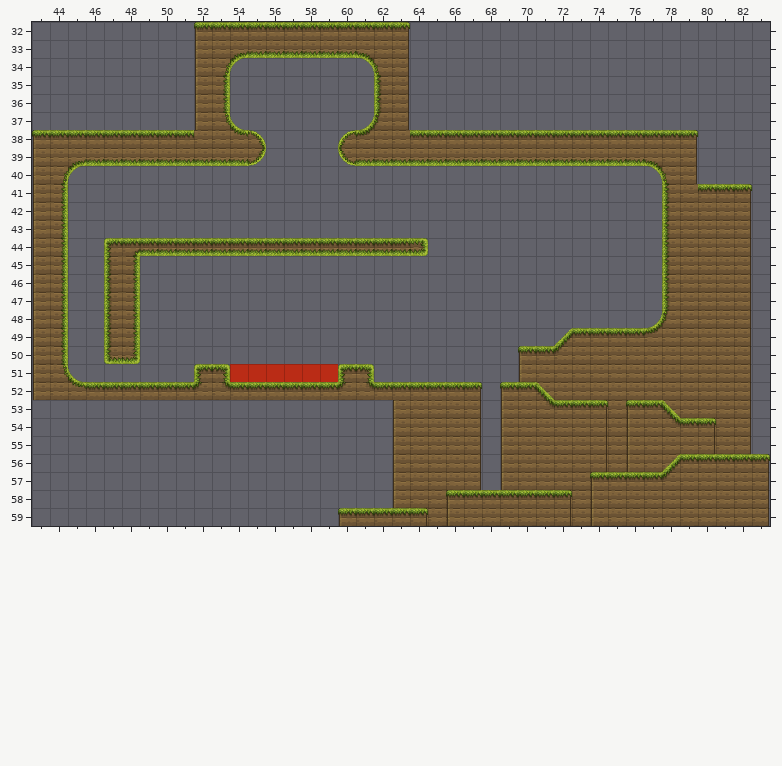
Two versions of a level (Tiled map, tiled/Level1.tmx). Above, as it was before the edit.
Cells are 32x32 px. Shown: x 43..83, y 32..59.
The same view after the edit:
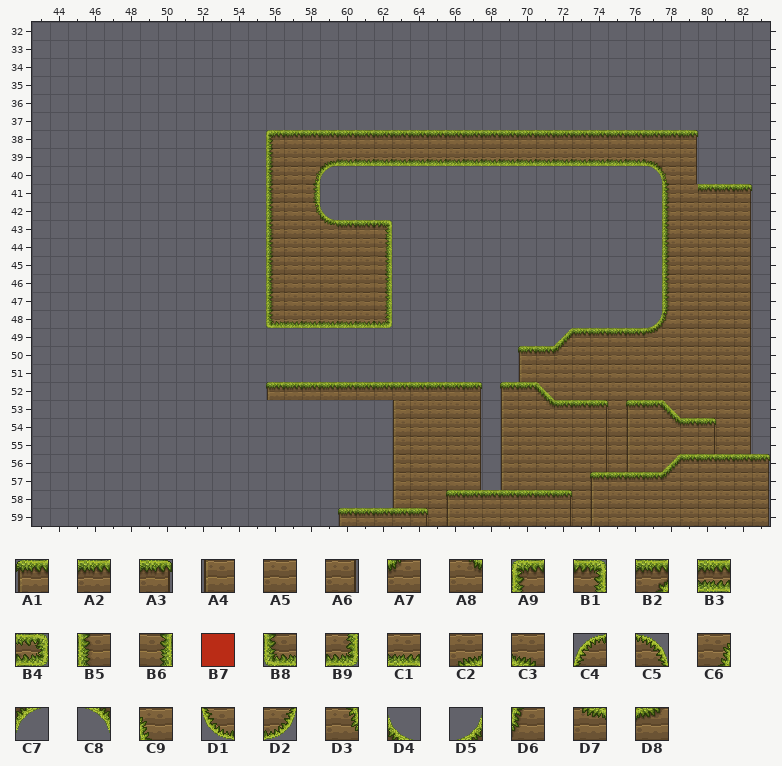
Key: from "Grass Tiles": A1 0, A2 1, A3 2, A4 9, A5 10, A6 11, A7 14, A8 15, A9 18, B1 19, B2 23, B3 24, B4 26, B5 27, B6 28, B7 32, B8 36, B9 37, C1 40, C2 46, C3 47, C4 50, C5 51, C6 54, C7 55, C8 56, C9 57, D1 59, D2 60, D3 63, D4 64, D5 65, D6 66, D7 73, D8 74.
__ is an empty cell.
Changes in this commit:
Layer "Tile Layer 1":
y 32: x 52..63 A1 A2 A2 A2 A2 A2 A2 A2 A2 A2 A2 A3 -> __ __ __ __ __ __ __ __ __ __ __ __
y 33: x 52..63 A4 A5 C2 C1 C1 C1 C1 C1 C1 C3 A5 A6 -> __ __ __ __ __ __ __ __ __ __ __ __
y 34: x 52..54 A4 C6 C7 -> __ __ __; x 61..63 C8 C9 A6 -> __ __ __
y 35..36: x 52..53 A4 B6 -> __ __; x 62..63 B5 A6 -> __ __
y 37: x 52..54 A4 D3 D4 -> __ __ __; x 61..63 D5 D6 A6 -> __ __ __
y 38: x 43..63 A1 A2 A2 A2 A2 A2 A2 A2 A2 A5 A5 D7 C5 __ __ __ __ C4 D8 A5 A5 -> __ __ __ __ __ __ __ __ __ __ __ __ __ A9 A2 A2 A2 A2 A2 A2 A2
y 39: x 43..60 A4 A5 C2 C1 C1 C1 C1 C1 C1 C1 C1 C1 D2 __ __ __ __ D1 -> __ __ __ __ __ __ __ __ __ __ __ __ __ B5 A5 A5 C2 C1
y 40: x 43..45 A4 C6 C7 -> __ __ __; x 56..59 __ __ __ __ -> B5 A5 C6 C7
y 41: x 43..44 A4 B6 -> __ __; x 56..58 __ __ __ -> B5 A5 B6
y 42: x 43..44 A4 B6 -> __ __; x 56..59 __ __ __ __ -> B5 A5 D3 D4
y 43: x 43..44 A4 B6 -> __ __; x 56..62 __ __ __ __ __ __ __ -> B5 A5 A5 D7 A2 A2 B1
y 44: x 43..44 A4 B6 -> __ __; x 47..64 A9 B2 B3 B3 B3 B3 B3 B3 B3 B3 B3 B3 B3 B3 B3 B3 B3 B4 -> __ __ __ __ __ __ __ __ __ B5 A5 A5 A5 A5 A5 B6 __ __
y 45..47: x 43..44 A4 B6 -> __ __; x 47..48 B5 B6 -> __ __; x 56..62 __ __ __ __ __ __ __ -> B5 A5 A5 A5 A5 A5 B6
y 48: x 43..44 A4 B6 -> __ __; x 47..48 B5 B6 -> __ __; x 56..62 __ __ __ __ __ __ __ -> B8 C1 C1 C1 C1 C1 B9
y 49: x 43..44 A4 B6 -> __ __; x 47..48 B5 B6 -> __ __
y 50: x 43..44 A4 B6 -> __ __; x 47..48 B8 B9 -> __ __
y 51: x 43..45 A4 D3 D4 -> __ __ __; x 52..61 A9 B1 B7 B7 B7 B7 B7 B7 A9 B1 -> __ __ __ __ __ __ __ __ __ __
y 52: x 43..56 A4 A5 D7 A2 A2 A2 A2 A2 A2 A7 A8 A2 A2 A2 -> __ __ __ __ __ __ __ __ __ __ __ __ __ A1; x 60..61 A7 A8 -> A2 A2
Pixel boxes of the changes (left, top, right, bottom) in both pictures:
changed: (32, 22, 428, 400)
